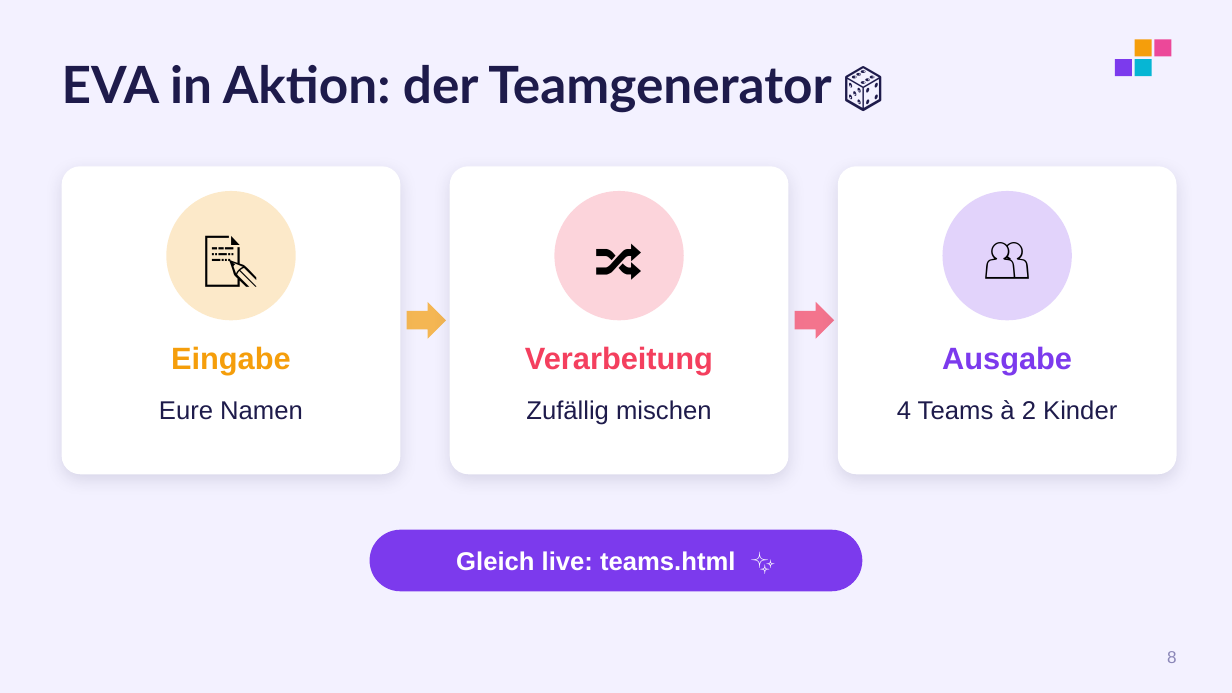
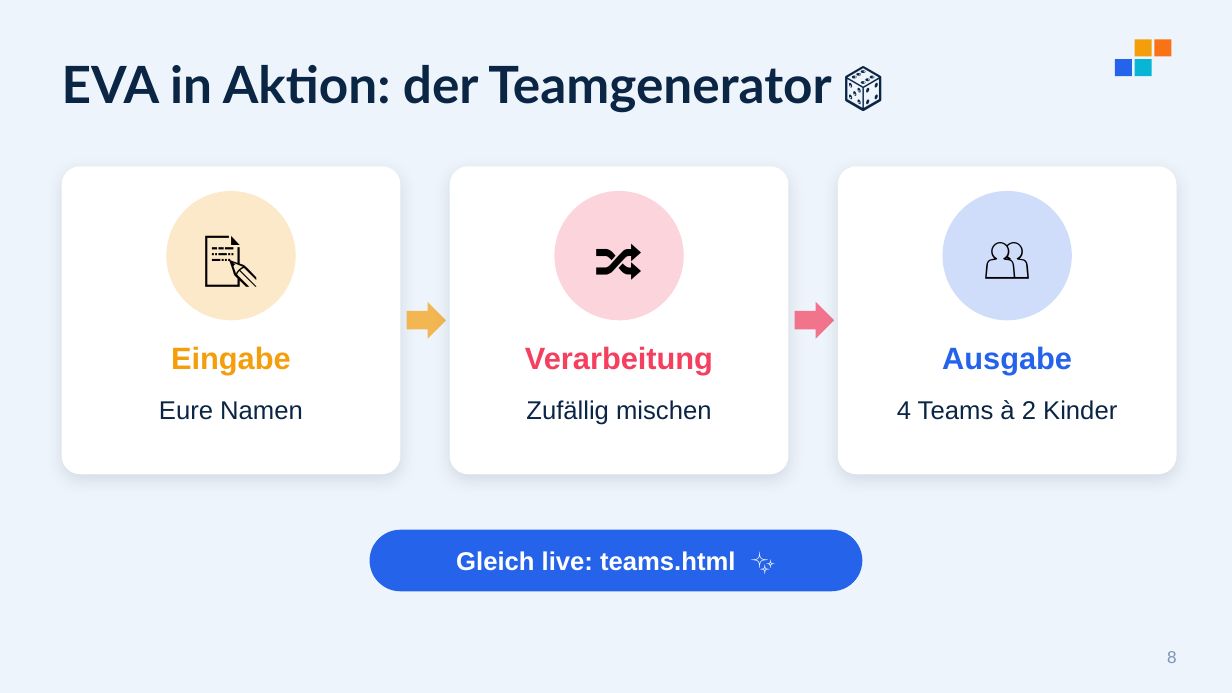
Before and after one commit to Robsbaer/monte26, a slide deck: slide 8 of Dokumente/Folien.pptx. Drawn at 1232x693 pixels with LibreOffice and Linux fonts; fonts in the diff are those of the drawing. Boxes give left, top, right and bottom in pixels: in the first picture for what was removed or moved away, otherwise in the second. Text is boxed around its words. In the diff, an @@ line names an element or a change of style, - is before the commit and + after.

```diff
--- a/Dokumente/Folien.pptx
+++ b/Dokumente/Folien.pptx
@@ background #F3F1FF to #EEF4FB @@
@@ rectangle at (1115, 59, 1132, 76): fill #7C3AED to #2563EB @@
@@ rectangle at (1154, 39, 1172, 57): fill #EC4899 to #F97316 @@
@@ shadow changed in 3 elements at (62, 166, 400, 474), (450, 166, 788, 474), (838, 166, 1177, 474) @@
@@ ellipse at (942, 191, 1072, 320): fill #7C3AED at 22% opacity to #2563EB at 22% opacity @@
@@ text "Ausgabe" at (942, 346, 1072, 375): text colour #7C3AED to #2563EB @@
@@ text colour #1E1B4B to #0B2545 in 4 elements at (62, 65, 831, 113), (159, 401, 303, 420), (526, 400, 711, 425), (897, 400, 1117, 420) @@
@@ rounded rectangle at (370, 530, 862, 591): fill #7C3AED to #2563EB @@
@@ page number at (1167, 651, 1177, 663): text colour #8B87B8 to #7B93B5 @@
```
Also in this commit, not shown: 31 other slides changed, 7 other files.
